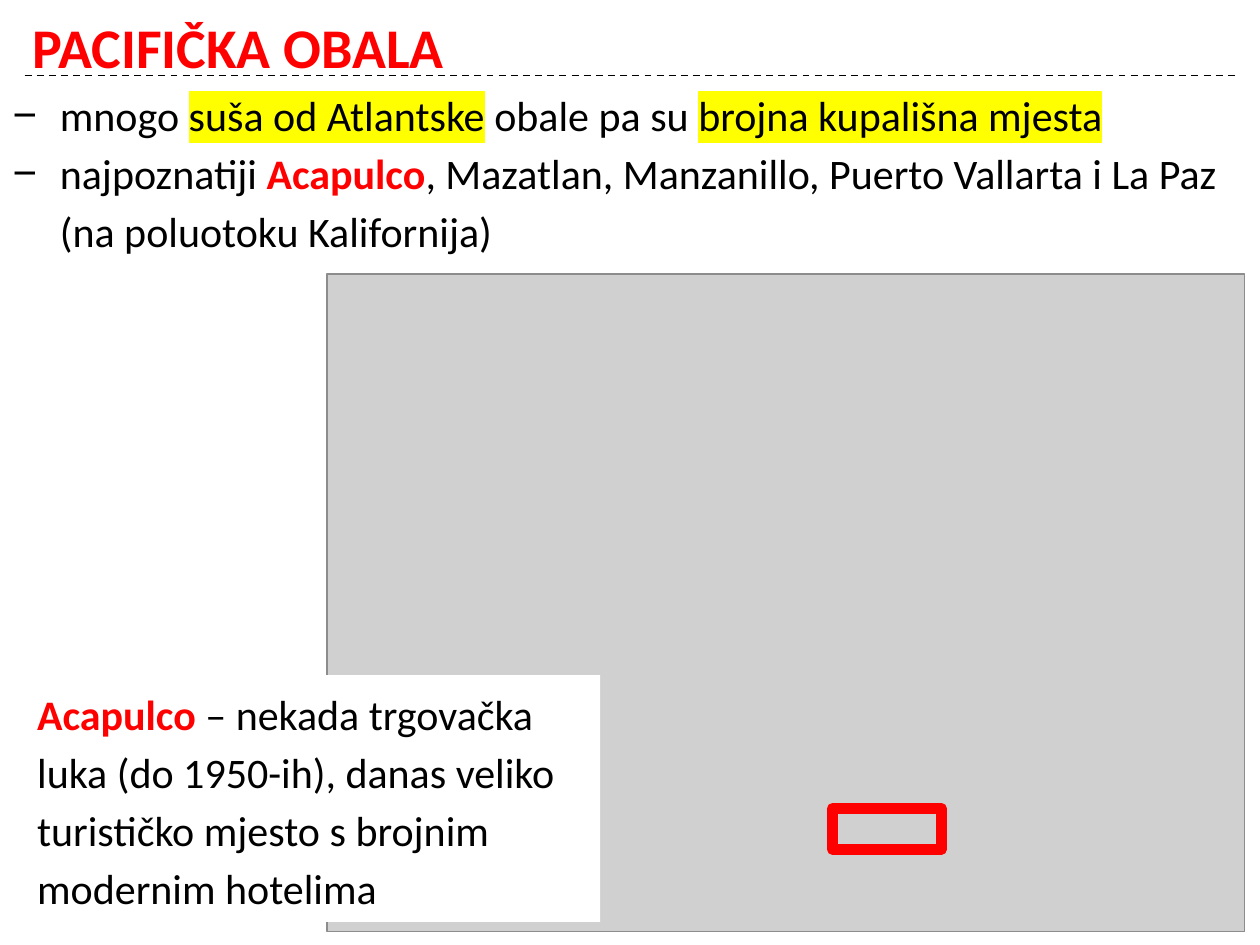
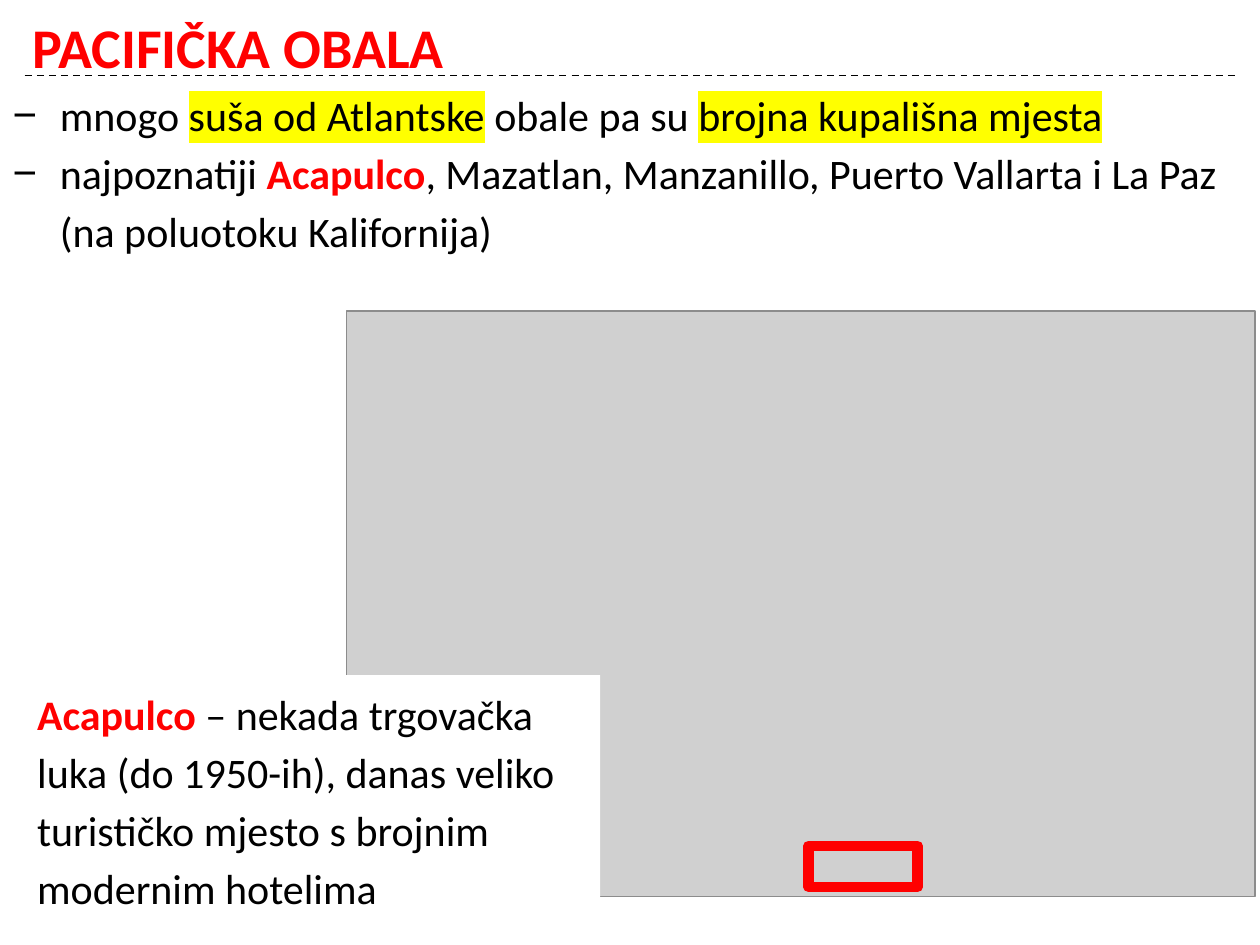
Before and after one commit to cornx/print, a slide deck: slide 10 of data/geografija/prezentacije/HT3_003_Turizam_Latinske_Amerike-Meksiko.pptx. Drawn at 1260x945 pixels with LibreOffice and Linux fonts; fonts in the diff are those of the drawing; grey boxes stand for pictures. Boxes give left, top, right and bottom in pixels: in the first picture for what was removed or moved away, otherwise in the second. Text is boxed around its words. In the diff, an @@ line names an element or a change of style, - is before the commit and + after.

```diff
--- a/data/geografija/prezentacije/HT3_003_Turizam_Latinske_Amerike-Meksiko.pptx
+++ b/data/geografija/prezentacije/HT3_003_Turizam_Latinske_Amerike-Meksiko.pptx
@@ picture: place and size @@
-picture at (328, 273, 1245, 931)
+picture at (346, 311, 1255, 897)
@@ text "Acapulco – nekada trgovačka luka ..." rewrapped from (25, 675, 601, 922) to (37, 700, 554, 905) @@
@@ rectangle: place and size @@
-rectangle at (833, 809, 942, 850)
+rectangle at (809, 845, 919, 887)
```
Also in this commit, not shown: 6 other slides changed, 1 slide added.
